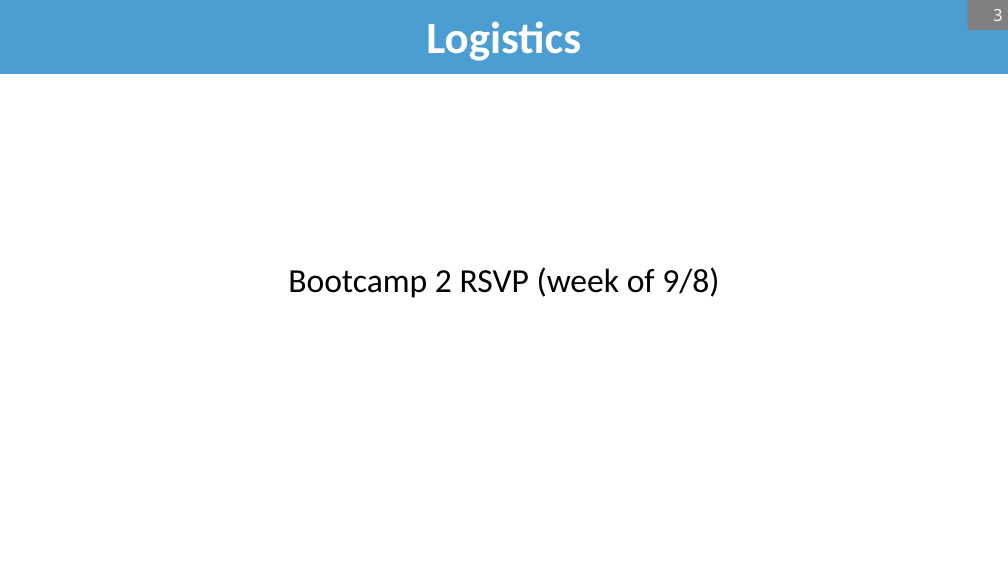
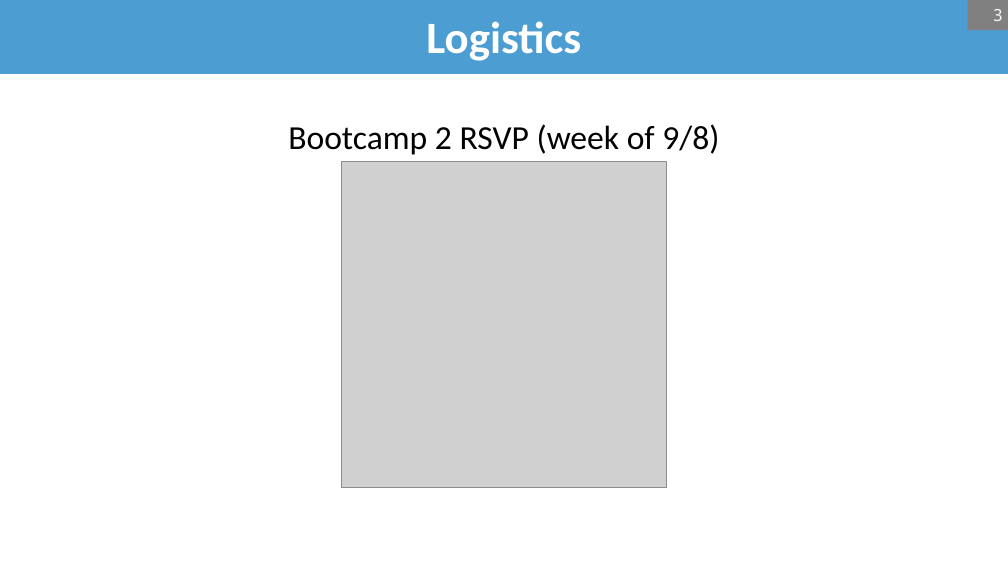
Before and after one commit to bsb20/bsb20.github.io, a slide deck: slide 3 of docs/421_f26/lectures/L3.pptx. Drawn at 1008x567 pixels with LibreOffice and Linux fonts; fonts in the diff are those of the drawing; grey boxes stand for pictures; background and template pictures are left out. Boxes give left, top, right and bottom in pixels: in the first picture for what was removed or moved away, otherwise in the second. Text is boxed around its words. In the diff, an @@ line names an element or a change of style, - is before the commit and + after.

```diff
--- a/docs/421_f26/lectures/L3.pptx
+++ b/docs/421_f26/lectures/L3.pptx
@@ text "Bootcamp 2 RSVP (week of ...": place and size @@
-text "Bootcamp 2 RSVP (week of ..." at (288, 267, 719, 298)
+text "Bootcamp 2 RSVP (week of ..." at (288, 124, 719, 155)
@@ picture added at (342, 161, 667, 487) @@
```
Also in this commit, not shown: 1 other slide changed, 1 other file.
